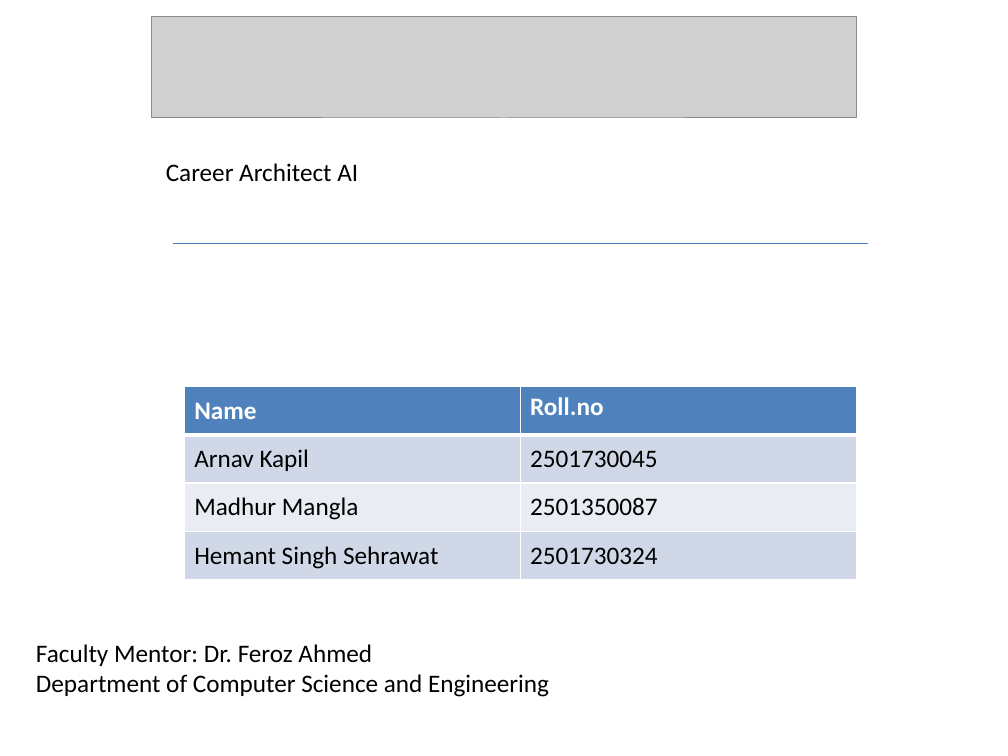
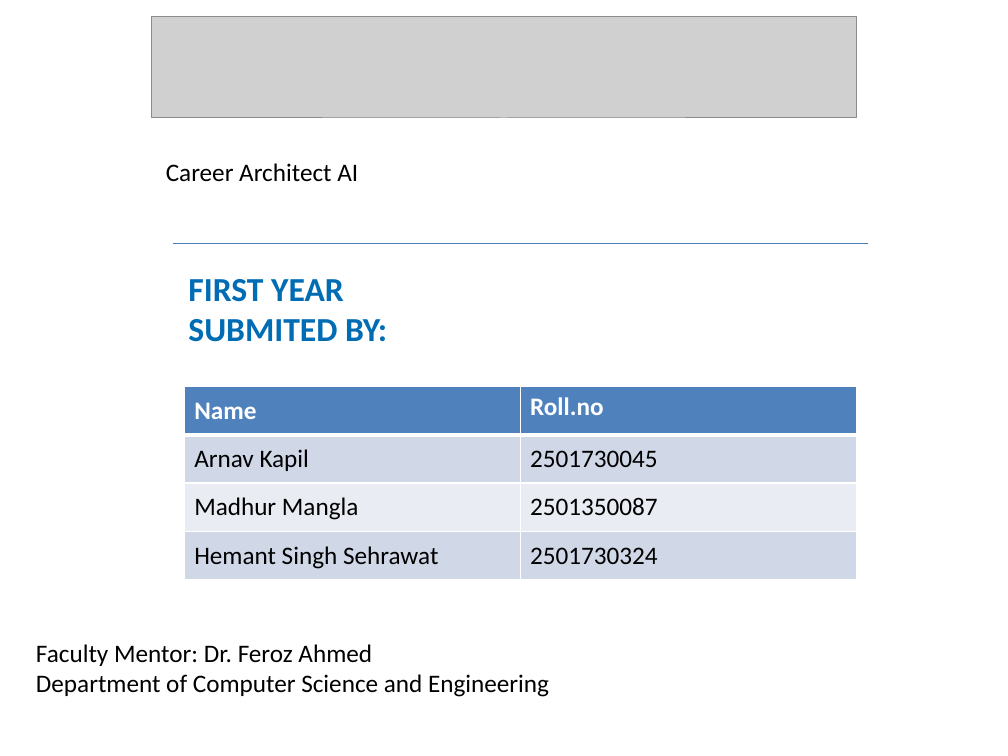
Before and after one commit to arnav199/Bootcamp-project, a slide deck: slide 2 of Career_Architect_AI_Bootcamp_Presentation.pptx. Drawn at 1008x756 pixels with LibreOffice and Linux fonts; fonts in the diff are those of the drawing; grey boxes stand for pictures; background and template pictures are left out. Boxes give left, top, right and bottom in pixels: in the first picture for what was removed or moved away, otherwise in the second. Text is boxed around its words. In the diff, an @@ line names an element or a change of style, - is before the commit and + after.

```diff
--- a/Career_Architect_AI_Bootcamp_Presentation.pptx
+++ b/Career_Architect_AI_Bootcamp_Presentation.pptx
@@ text added at (188, 279, 387, 342), 24 pt, text #006CB4, bold @@
+FIRST YEAR
+SUBMITED BY:
```
Also in this commit, not shown: 4 other slides changed, 1 slide added, 1 slide removed, 2 other files.
